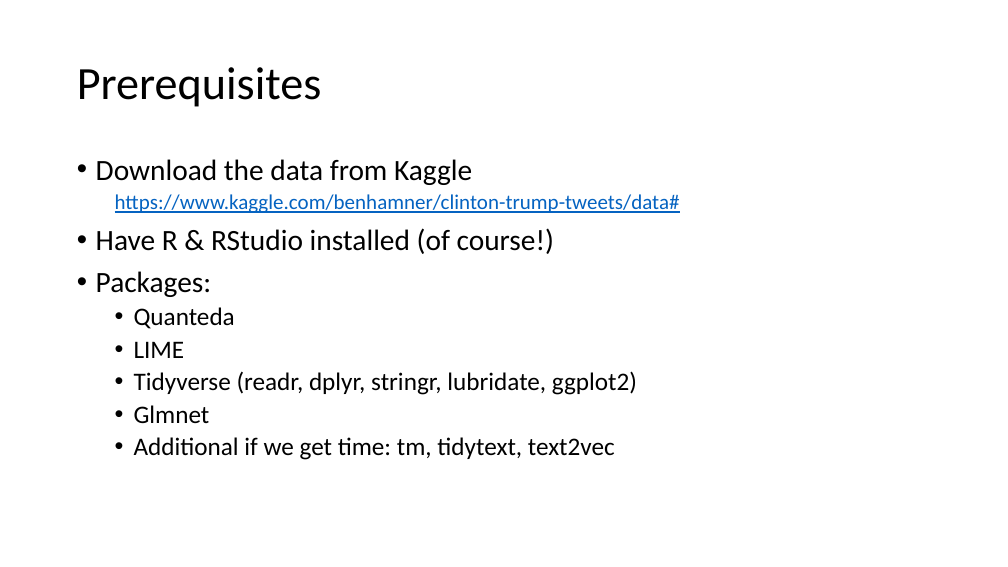
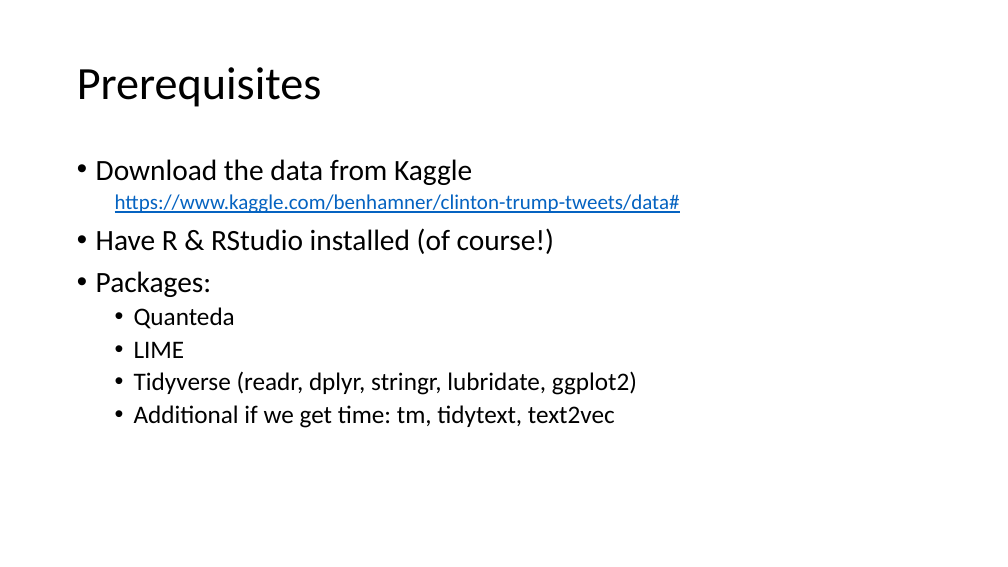
Before and after one commit to KKulma/2018_eRum_TextClassification_workshop, a slide deck: slide 2 of TextClassification_Slides.pptx. Drawn at 1008x567 pixels with LibreOffice and Linux fonts; fonts in the diff are those of the drawing; background and template pictures are left out. Boxes give left, top, right and bottom in pixels: in the first picture for what was removed or moved away, otherwise in the second. Text is boxed around its words. In the diff, an @@ line names an element or a change of style, - is before the commit and + after.

```diff
--- a/TextClassification_Slides.pptx
+++ b/TextClassification_Slides.pptx
@@ text at [134, 405, 210, 423]: paragraph removed @@
-  • Glmnet
```
Also in this commit, not shown: 2 other slides changed, 1 slide added, 4 other files.
